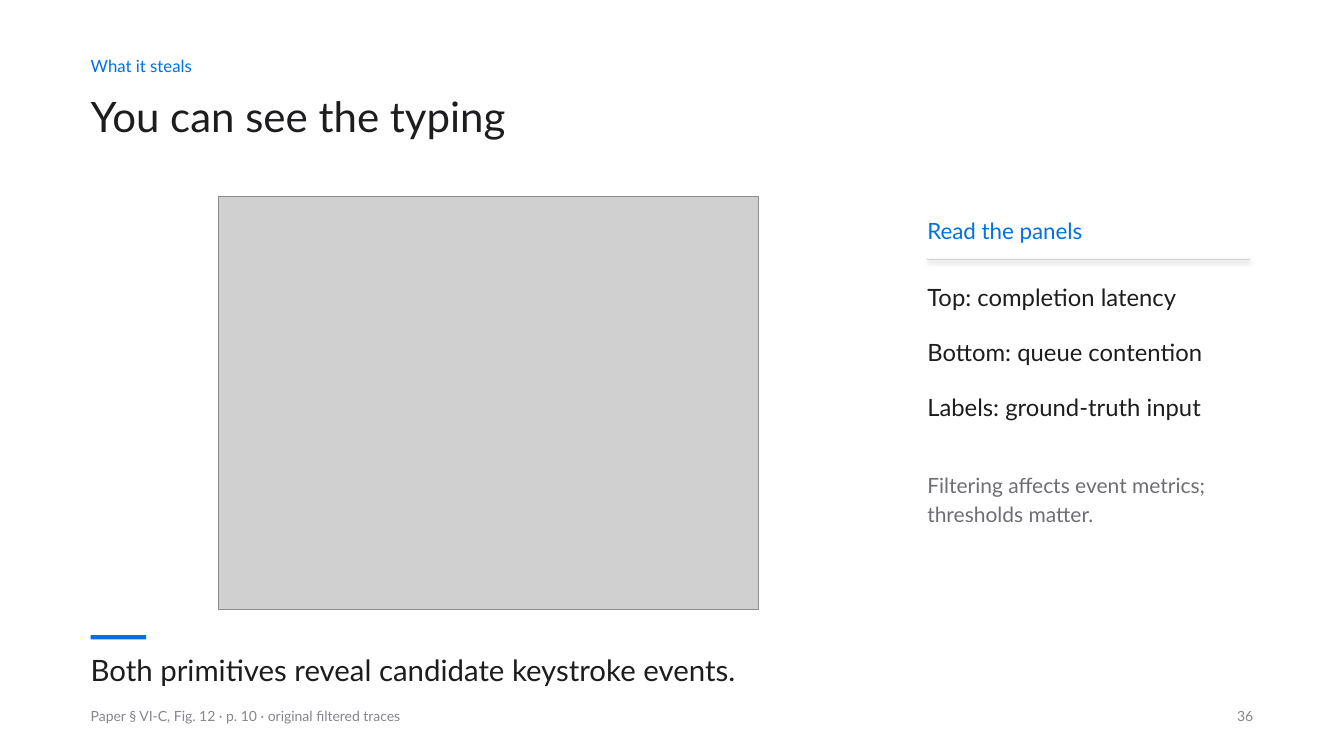
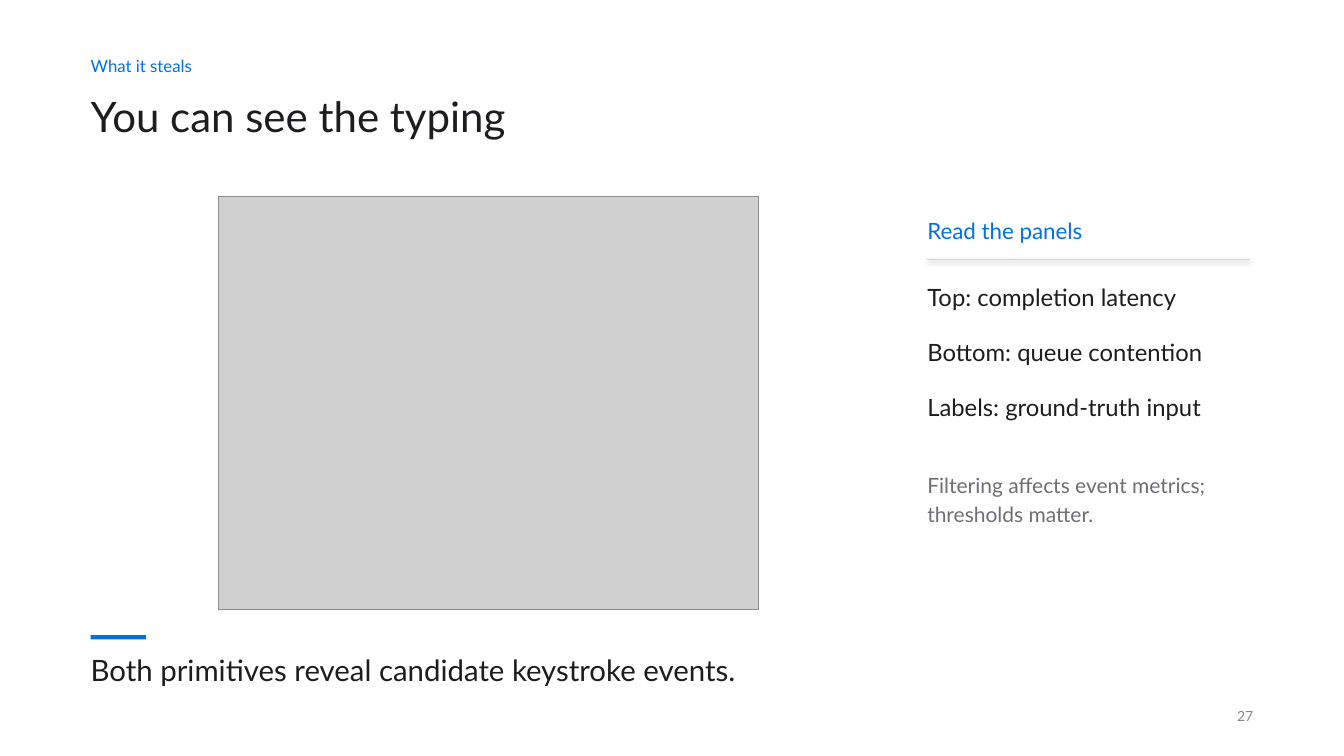
Before and after one commit to siddharthbc/Microarch-presentation, a slide deck: slide 27 of deck_v2/output/DSASSASSIN_v2.pptx (slide 36 before the commit). Drawn at 1344x756 pixels with LibreOffice and Linux fonts; fonts in the diff are those of the drawing; grey boxes stand for pictures. Boxes give left, top, right and bottom in pixels: in the first picture for what was removed or moved away, otherwise in the second. Text is boxed around its words. In the diff, an @@ line names an element or a change of style, - is before the commit and + after.

```diff
--- a/deck_v2/output/DSASSASSIN_v2.pptx
+++ b/deck_v2/output/DSASSASSIN_v2.pptx
@@ text removed at [91, 711, 400, 724] @@
-Paper § VI-C, Fig. 12 · p. 10 · original filtered traces
@@ text at [1237, 711, 1253, 721]: text changed @@
-36
+27
```
Also in this commit, not shown: 37 other slides changed, 5 slides added, 22 slides removed, 54 other files.
